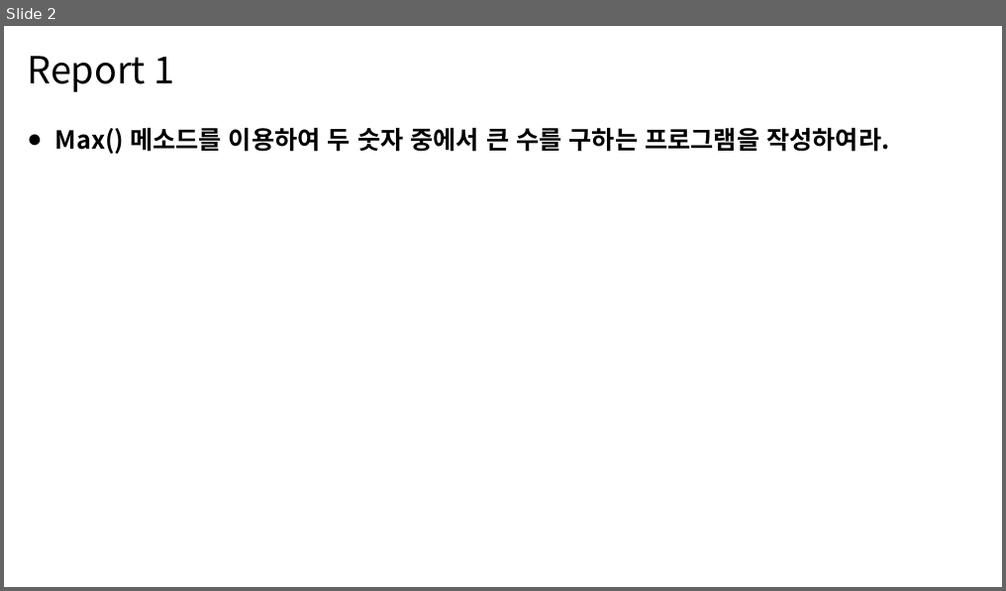
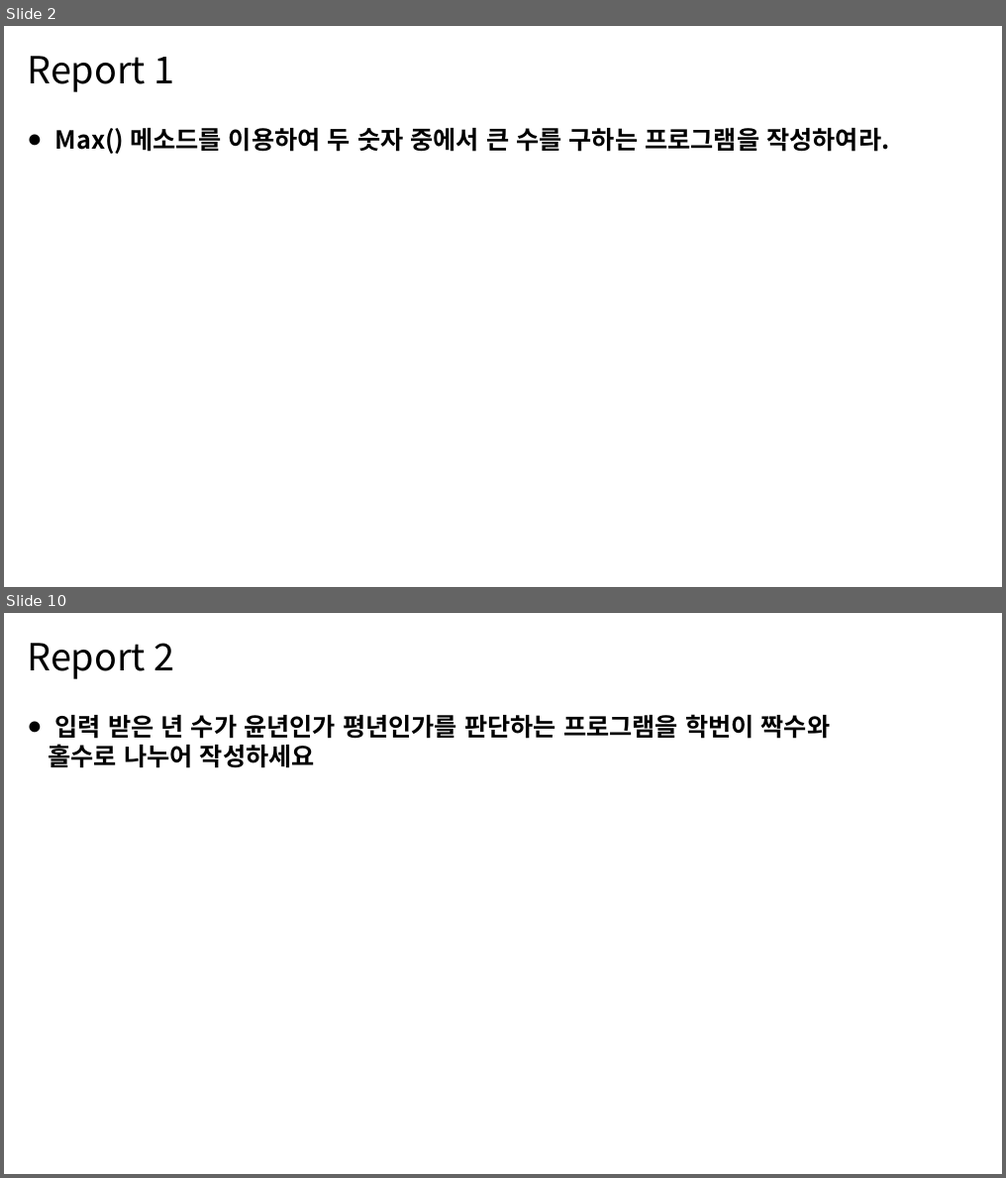
Before and after one commit to MDR-Evan/KBU-ProgrammingLanguageUtilization1, a slide deck: [과제]/[12주차]/12차-김진용-2301111.pptx. Shown one above the other, each under a label of ours: slide 2 before the commit, slides 2 and 10 after it; the slides between them are not shown. The pictures are 1006x591 and 1006x1178 pixels, drawn with LibreOffice and Linux fonts; fonts in the diff are those of the drawing. Boxes give left, top, right and bottom in pixels: in the first picture for what was removed or moved away, otherwise in the second. Text is boxed around its words. In the diff, an @@ line names an element or a change of style, - is before the commit and + after.

```diff
--- a/[과제]/[12주차]/12차-김진용-2301111.pptx
+++ b/[과제]/[12주차]/12차-김진용-2301111.pptx
@@ slide 10 added at box(4, 613, 1002, 1174), background #FFFFFF @@
@@ text added at box(27, 643, 175, 679), 36 pt, text #000000 @@
+Report 2
@@ text added at box(49, 714, 831, 768), 24 pt, text #000000, bold @@
+● 입력 받은 년 수가 윤년인가 평년인가를 판단하는 프로그램을 학번이 짝수와
+홀수로 나누어 작성하세요
```
Also in this commit, not shown: 3 slides changed, 11 other slides added, 6 slides removed, 2 other files.
